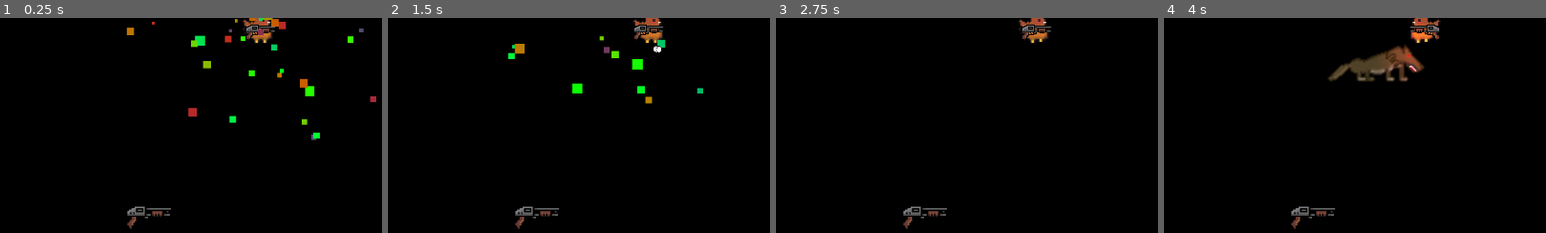
Above: before the commit, frames 1-4 (left to right).
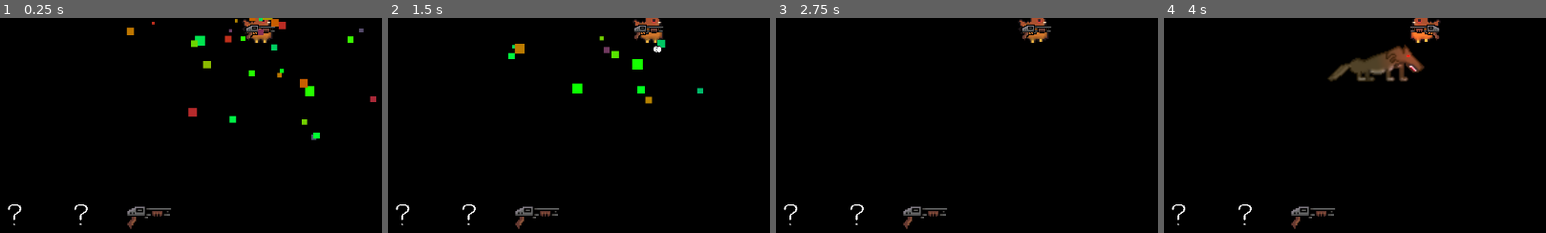
Above: after the commit, the same moments.

Repository: jackfruitgames/chickeeen
Game: Godot game, scene res://scenes/testscene/testscene.tscn
Same seed, same stepped clock (60 frames per second), same inputs: the game is played once before the commit and once after it. This scene is started directly instead of the project's main scene.
Inputs:
- Up to frame 1 (0.25 s): no input
- Up to frame 2 (1.5 s): hold Right (move_right) 0.53-1.28 s; tap E (lay_egg) at 0.6 s; hold Down (move_down) from 1.28 s (still down); tap Q (shoot) at 1.35 s
- Up to frame 3 (2.75 s): release Down (move_down) at 2.03 s; hold Right (move_right) from 2.03 s (still down); tap Space (sprint) at 2.1 s
- Up to frame 4 (4 s): release Right (move_right) at 2.78 s; hold Up (move_up) 2.78-3.53 s; tap E (lay_egg) at 2.85 s; hold Left (move_left) from 3.53 s (still down); tap Q (shoot) at 3.6 s
The pictures show only the part of the screen within x 16-66%, y 49-99%; the shares and areas given below are measured in that part.

The runs differ from the first frame. In frame 1, 0.2% of the frame differs, in the area x 2-23%, y 86-97%; in frame 2, 0.2%; in frame 3, 0.2%; in frame 4, 0.2%.

Commit message:
Question what is going on we don't know or do we ❓
Co-Authored-By: Benj Fassbind <randombenj@gmail.com>

Diff:
--- a/scenes/ui/ItemsContainer.gd
+++ b/scenes/ui/ItemsContainer.gd
@@ -3,10 +3,13 @@
 func _process(_delta:float):
 	if GameState.has_swimmer:
 		$Swimmer.visible = true
+		$SwimmerP.visible = false
 
 	if GameState.has_torch:
 		$Lantern.visible = true
+		$LanternP.visible = false
 
 	if GameState.has_shotgun:
 		$Shotgun.visible = true
 		$AmmoContainer.visible = true
+		$ShotgunP.visible = false
--- a/scenes/ui/ui.tscn
+++ b/scenes/ui/ui.tscn
@@ -7,6 +7,7 @@
 [ext_resource type="Script" path="res://scenes/ui/ItemsContainer.gd" id="5_12uv2"]
 [ext_resource type="Texture2D" uid="uid://dsql2g8oifqsk" path="res://assets/chicken/swimmer.png" id="5_tgaps"]
 [ext_resource type="Texture2D" uid="uid://cgp8fj3gmmdnk" path="res://assets/Latern/Latern-black.png" id="6_f3ejk"]
+[ext_resource type="Texture2D" uid="uid://dt6rw4grjls8h" path="res://assets/question.png" id="6_n3e6w"]
 [ext_resource type="Texture2D" uid="uid://ys7gfpxqncqx" path="res://assets/chicken/shotgun.png" id="8_5e32j"]
 [ext_resource type="Script" path="res://scenes/ui/updateAmmoValue.gd" id="9_6pgu6"]
 
@@ -84,11 +85,28 @@
 grow_vertical = 0
 script = ExtResource("5_12uv2")
 
+[node name="Label" type="Label" parent="ui/ItemsContainer"]
+layout_mode = 2
+text = "Items 📦: "
+label_settings = ExtResource("1_5dksh")
+
+[node name="SwimmerP" type="Sprite2D" parent="ui/ItemsContainer"]
+texture_filter = 1
+position = Vector2(265, 20)
+scale = Vector2(0.1, 0.0726537)
+texture = ExtResource("6_n3e6w")
+
 [node name="Swimmer" type="Sprite2D" parent="ui/ItemsContainer"]
 visible = false
 texture_filter = 1
 position = Vector2(261, 18)
 texture = ExtResource("5_tgaps")
+
+[node name="LanternP" type="Sprite2D" parent="ui/ItemsContainer"]
+texture_filter = 1
+position = Vector2(165, 20)
+scale = Vector2(0.1, 0.073)
+texture = ExtResource("6_n3e6w")
 
 [node name="Lantern" type="Sprite2D" parent="ui/ItemsContainer"]
 visible = false
@@ -97,10 +115,11 @@
 scale = Vector2(4.25, 4.25)
 texture = ExtResource("6_f3ejk")
 
-[node name="Label" type="Label" parent="ui/ItemsContainer"]
-layout_mode = 2
-text = "Items 📦: "
-label_settings = ExtResource("1_5dksh")
+[node name="ShotgunP" type="Sprite2D" parent="ui/ItemsContainer"]
+texture_filter = 1
+position = Vector2(362, 22)
+scale = Vector2(0.1, 0.075)
+texture = ExtResource("6_n3e6w")
 
 [node name="Shotgun" type="Sprite2D" parent="ui/ItemsContainer"]
 visible = false
Binary file added: assets/question.png
Not shown, added: assets/question.png.import
Not shown: 1 places in scenes/ui/ui.tscn that only renumber resources
